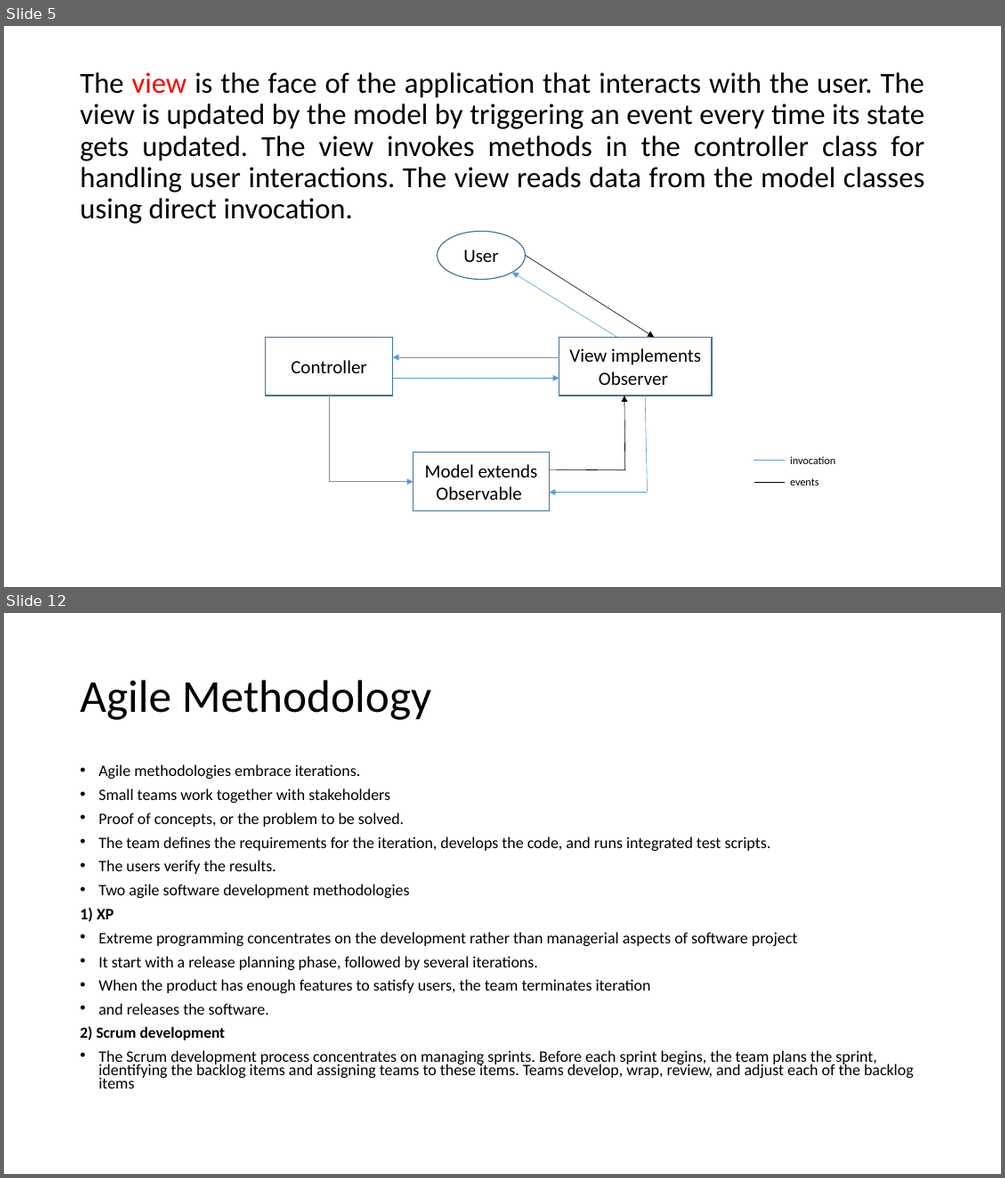
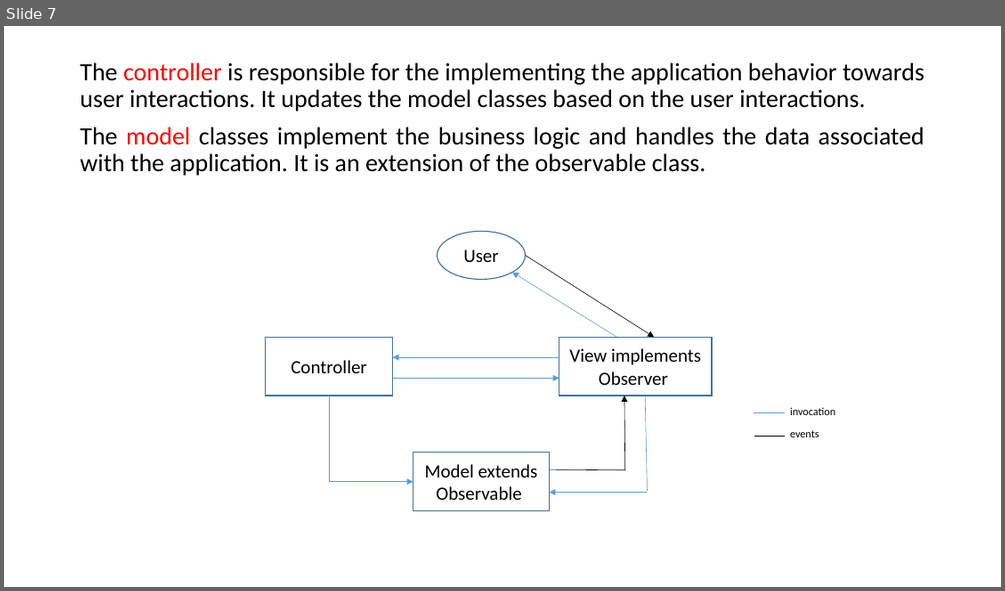
Before and after one commit to umerkk/TD-Game, a slide deck: document/Presentation.pptx. Shown one above the other, each under a label of ours: slides 5 and 12 before the commit, slide 7 after it; the slides between them are not shown. The pictures are 1005x1178 and 1005x591 pixels, drawn with LibreOffice and Linux fonts; fonts in the diff are those of the drawing. Boxes give left, top, right and bottom in pixels: in the first picture for what was removed or moved away, otherwise in the second. Text is boxed around its words. In the diff, an @@ line names an element or a change of style, - is before the commit and + after.

```diff
--- a/document/Presentation.pptx
+++ b/document/Presentation.pptx
@@ slide 12 removed at (4,613,1001,1174), background #FFFFFF @@
@@ title removed at (80,680,432,720) @@
-Agile Methodology
@@ text removed at (80,764,914,1088) @@
-• Agile methodologies embrace iterations.
-• Small teams work together with stakeholders
-• Proof of concepts, or the problem to be solved.
-• The team defines the requirements for the iteration, develops the code, and runs integrated test scripts.
-• The users verify the results.
-• Two agile software development methodologies
-1) XP
-• Extreme programming concentrates on the development rather than managerial aspects of software project
-• It start with a release planning phase, followed by several iterations.
-• When the product has enough features to satisfy users, the team terminates iteration
-• and releases the software.
-2) Scrum development
-• The Scrum development process concentrates on managing sprints. Before each sprint begins, the team plans the sprint, identifying the backlog items and assigning teams to these items. Teams develop, wrap, review, and adjust each of the backlog items
@@ what was slide 5 is now slide 7 @@
@@ slide 7 changed as well @@
@@ text "The controller is responsible for ...": place and size @@
-text "The controller is responsible for ..." at (80,72,924,485)
+text "The controller is responsible for ..." at (80,62,924,437)
@@ text at (80,62,924,176): text changed; size 28 to 24 pt @@
-The view is the face of the application that interacts with the user. The view is updated by the model by triggering an event every time its state gets updated. The view invokes methods in the controller class for handling user interactions. The view reads data from the model classes using direct invocation.
+The controller is responsible for the implementing the application behavior towards user interactions. It updates the model classes based on the user interactions.
+The model classes implement the business logic and handles the data associated with the application. It is an extension of the observable class.
@@ line moved from (754, 459) - (785, 459) to (754, 412) - (785, 412) @@
@@ line moved from (755, 483) - (785, 483) to (755, 435) - (785, 435) @@
```
Also in this commit, not shown: 4 other slides changed, 9 slides added, 6 other slides removed, 1 other file.
